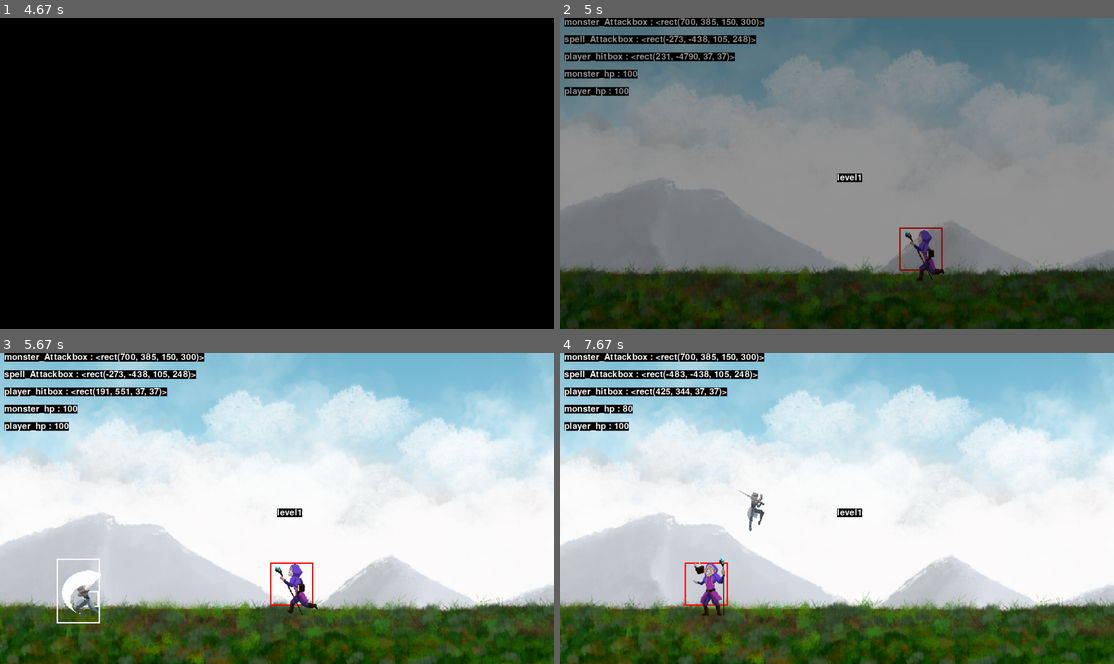
Above: before the commit, frames 1-4 (two rows, left to right).
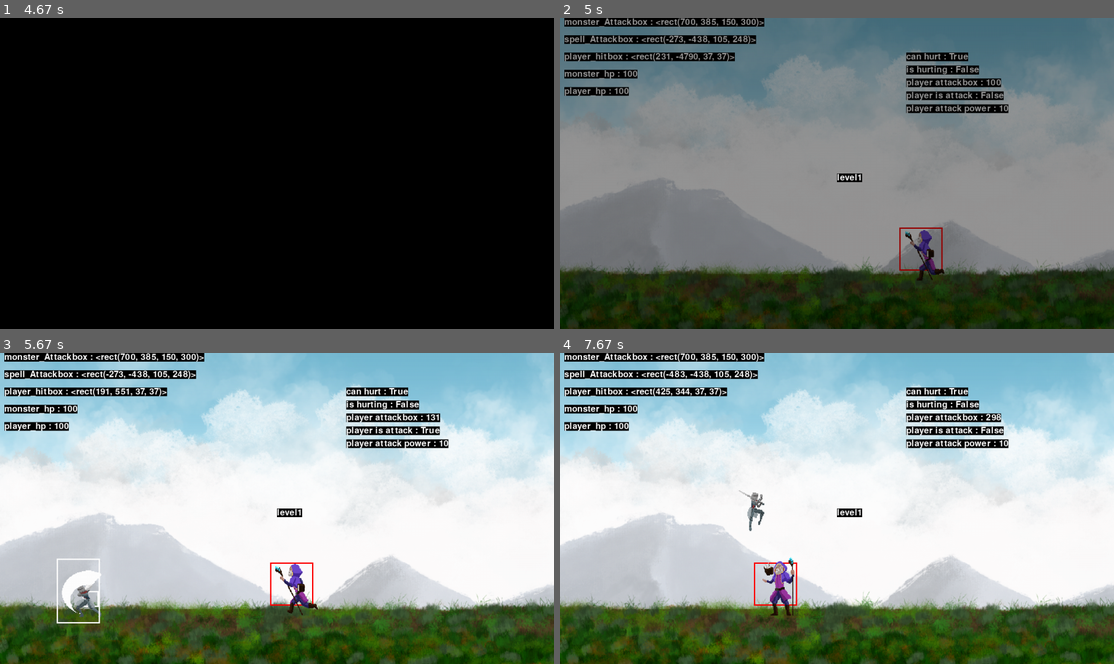
Above: after the commit, the same moments.

Repository: CSID-DGU/2022-1-OSSProj-GaCo-3
Game: pygame game, started from code/game.py
Same seed, same stepped clock (60 frames per second), same inputs: the game is played once before the commit and once after it.
Inputs (mouse positions are in pixels of both pictures, inside the frame that each line leads up to):
- Up to frame 1 (4.67 s): click (277, 173) at 0.38 s
- Up to frame 2 (5 s): tap Space at 4.9 s
- Up to frame 3 (5.67 s): hold Left from 5.23 s (still down); hold A from 5.23 s (still down); tap Space at 5.3, 5.6 s
- Up to frame 4 (7.67 s): release Left at 5.77 s; release A at 5.77 s; hold Left 5.8-6.2 s; hold A 5.8-6.2 s; tap Space at 5.87, 6.17, 6.3, 6.6, 6.97, 7.27, 7.47 s; hold Right 6.23-6.87 s; hold Left 6.9-7.37 s; hold A 6.9-7.37 s; hold Right from 7.4 s (still down)

Frame 1 is identical in both runs. In frame 2, 2.1% of the frame differs, in the area x 62-81%, y 11-31%; in frame 3, 2.2%; in frame 4, 3.6%, in the area x 11-81%, y 11-85%.

Commit message:
feat : abyss attacked by player

Diff:
--- a/code/abyss.py
+++ b/code/abyss.py
@@ -15,7 +15,7 @@
         super().__init__(pos, MONSTER_SIZE, groups, obstacle_sprites)
         self.rect = self.image.get_rect(topleft=pos)
         self.hitbox = self.rect.inflate(-200, -200) # rect를 양옆, 위아래 방향으로 100씩 줄임
-        self.OffsetX = self.scale[0] / 4 #??????????????????????????????????????????
+        self.OffsetX = self.scale[0] / 4 # ??????????????????????????????????????????
         self.look_direction = -1
 
         # 공격
@@ -26,9 +26,13 @@
         self.isAttack = False
         self.isDead = False
 
+        self.is_hurting = False
+        self.can_hurt = True # default는 공격당할 수 있는 상태, 공격 당한 직후에는 쿨 타임 찰 동안 공격 못 받게 함
+        self.hurt_time = None # 공격 당한 직후 해당 시간을 저장, 루프마다 coolsdown()에서 쿨타임 시간 지났는지 확인하기.
+        self.hurt_cooltime = 1000 # 무적 시간 == 공격 안 받을 수 있는 시간 - 1초
+
         self.AttackPower = 40 # 공격력
         self.hp = ABYSS_HP # 체력
-        self.hittedTime = 0 # 무적 시간
 
         # 죽은 상태 판별
         self.is_death = False
@@ -46,42 +50,75 @@
         super(Abyss, self).import_monster_assets('image/Monster/abyss/', ABYSS_IMG_INFO, 'L')
 
     def animate(self, df):
-        dt = df
-
+        spr = self.spr[self.status]
+        self.animation_end = False
+
+        # loop over the frame index
+        # self.frame_index += self.animation_speed
+
+        # DeltaTime이용해서 애니메이션 프레임 처리
+        # =============================================================
+        self.animation_time += df / 1000.0
+
+        if self.animation_time >= self.animation_time_max:
+            self.animation_time = 0
+            self.frame_index += 1
+        # ===============================================================
+
+        if self.frame_index >= len(spr):  # 스프라이트 마지막 이미지까지 보여준 뒤
+            self.frame_index = 0  # 다시 처음 이미지로 돌아가기
+            self.animation_end = True
+
+        # 위의 프레임 인덱스에 따라 플레이어 이미지를 바꿔줌
+        self.image = spr[int(self.frame_index)]
+        self.rect = self.image.get_rect(center=self.hitbox.center)
+
+        spr = self.spr[self.status]
         #피격 모션인 경우 애니메이션이 느리게 재생되도록 줄어든 델타타임을 인자로 넘김
         if 'hurt' in self.status:
-            dt /= 2.0
-
-            if self.frame_index == len(self.spr['hurtL'])-1:
-                self.status = 'idleL' if 'L' in self.status else 'idleR'
-                # 플레이어 어택박스가 사라지지 않고 몬스터를 계속 공격하는 현상 발견.
-                # 플레이어 어택박스 위치가 바뀌면 hurt상태를 벗어남. -> colission check 방식을 바꿔야하나?
-                # 일단은 hurt 마지막 프레임에서 플레이어 어택박스 위치를 임의로 화변 밖으로 위치시켜서 해당 현상 해결
-                self.playerAttackbox.x = - 50
-
-        super().animate(dt)
-
-        spr = self.spr[self.status]
+            df /= 2.0
+
+            if self.frame_index == len(spr) - 1:
+                self.status = 'idleL' if 'L' in self.status else 'idleR' # hurt 이미지가 끝나면 idle 상태로 바꾸기.
+
         if 'death' in self.status and self.animation_end:
+            print('death and animation end')
             #임시적 조치로 죽음 모션의 마지막 프레임일 경우 화면 밖으로 내보낸다.
             self.kill()
             self.hitbox.x = 90000
             return
 
     def AI(self, df):
-        # 플레이어 hitbox의 x 좌표 : self.targetPosp
+        # 플레이어 hitbox의 x 좌표 : self.targetPos
         # 플레이어와 몬스터의 x좌표 거리가 200이상일 경우, 플레이어 쪽으로 몬스터를 이동시킨다.
         distanceX = self.getHitBox().x - self.targetPos # 0보다 크면 플레이어가 왼쪽에 있음, 0보다 작으면 플레이어가 오른쪽에 있음
-        if abs(distanceX) > 200: # 플레이어와의 거리가 200 이상일 경우에, 플레이어 쪽으로 움직이기.
-            if distanceX > 0: # 플레이어가 왼쪽에 있으면
-                self.status = 'runL' # 왼쪽으로 움직이는 상태로 변경
-                self.direction = -1 # 움직일 때 x값이 작아질 수 있게.
-                self.look_direction = -1
-
-            else: # 플레이어가 오른쪽에 있으면
-                self.status = 'runR' # 오른쪽으로 움직이는 상태로 변경
-                self.direction = 1 # 움직일 때 x값이 커질 수 있게.
-                self.look_direction = 1
+
+        if not self.is_death and ('hurt' not in self.status): # 죽지 않았을 경우, 다치지 않고 있을 경우에만 실행
+            if abs(distanceX) > 200: # 플레이어와의 거리가 200 이상일 경우에, 플레이어 쪽으로 움직이기.
+                if distanceX > 0: # 플레이어가 왼쪽에 있으면
+                    self.status = 'runL' # 왼쪽으로 움직이는 상태로 변경
+                    self.direction = -1 # 움직일 때 x값이 작아질 수 있게.
+                    self.look_direction = -1
+
+                else: # 플레이어가 오른쪽에 있으면
+                    self.status = 'runR' # 오른쪽으로 움직이는 상태로 변경
+                    self.direction = 1 # 움직일 때 x값이 커질 수 있게.
+                    self.look_direction = 1
+
+            else: # 플레이어와의 거리가 200이하일 경우, 플레이어 방향에 맞춰서 몬스터 방향도 변경해줘야하는 건 동일.
+                if distanceX > 0:  # 플레이어가 왼쪽에 있으면
+                    self.status = 'idleL'
+                    self.direction = -1  # 움직일 때 x값이 작아질 수 있게.
+                    self.look_direction = -1
+
+                else:  # 플레이어가 오른쪽에 있으면
+                    self.status = 'idleR'
+                    self.direction = 1  # 움직일 때 x값이 커질 수 있게.
+                    self.look_direction = 1
+
+                # 쿨 타임 주고 기본 공격 사용
+
+            # 쿨 타임을 주고 spell 공격 사용
 
     def move(self):
         if 'run' in self.status:
@@ -97,6 +134,13 @@
         self.animate(df)
         self.get_status()
         self.move()
+        self.coodsdown()
+
+        debug("can hurt : "+str(self.can_hurt), 800, 80)
+        debug("is hurting : "+str(self.is_hurting), 800, 110)
+        debug("player attackbox : "+str(self.playerAttackbox.x), 800, 140)
+        debug("player is attack : "+str(self.playerisAttack), 800, 170)
+        debug("player attack power : "+str(self.playerPower), 800, 200)
 
         # 어택 박스 정보 갱신 -> 하는 일이 뭐지..? attack_hitbox...?
         attack_hitbox = sub_Coordinate(self.attackBox, (self.CameraOffset[0], self.CameraOffset[1], 0, 0)) # 이 계산을 왜 여기서 하지?
@@ -104,7 +148,7 @@
         # attack animation notify
         # 애니메이션 프레임에 따라서, 스프라이트의 몇 번째 그림에 정확히 공격 이미지가 생성되고 사라지는지를
         # 공격시 어택박스 생성, isAttack 시그널로 사용하기.
-        if 'attack' in self.status:
+        if 'attack' in self.status and not is_death:
             if (self.frame_index < 7 and self.frame_index > 3): # 어비스 공격 스프라이트의 4, 5, 6 에 공격 이미지 있음
                 pygame.draw.rect(self.display_surface, (255, 0, 0), attack_hitbox, 3) # 빨간 색으로 그림
                 self.isAttack = True
@@ -122,19 +166,32 @@
 
         # 충돌
         # 플레이어 어택박스, 몬스터 히트박스 충돌시
-        if collision_check(self.playerAttackbox, self.getHitBox()) and self.playerAttackbox and self.hittedTime < 0:
+        # if collision_check(self.playerAttackbox, self.getHitBox()) and self.playerAttackbox and self.hittedTime < 0:
+        if collision_check(self.playerAttackbox, self.getHitBox()) and self.playerAttackbox and self.can_hurt and self.playerisAttack:
+            print('attacked')
             self.hp -= self.playerPower
-            self.hittedTime = 0.5 # ?
+            self.status = 'hurtL' if self.direction == -1 else 'hurtR'
+            self.hurt_time = pygame.time.get_ticks() # 공격 감지 직후 시간 체크. 쿨다운에서 비교할 시간
+            self.can_hurt = False # self.coolsdown() 에서 쿨타임 지나면 다시 True로 바꿔줌
 
             if not 'attack' in self.status:
                 self.status = 'hurtR' if self.look_direction == 1 else 'hurtL'
+                # 플레이어 어택박스가 사라지지 않고 몬스터를 계속 공격하는 현상 발견.
+                # 플레이어 어택박스 위치가 바뀌면 hurt상태를 벗어남. -> colission check 방식을 바꿔야하나?
+                # 일단은 hurt로 상태 변경하자 마자 플레이어 어택박스 위치를 임의로 화변 밖으로 위치시켜서 해당 현상 해결
+                print('aaatttaaaccckkkeeeddd')
+                self.playerAttackbox.x = -100
 
             if self.hp <= 0: # 몬스터 피가 0이하가 되면 죽음 상태로 변경
                 self.status = 'deathR' if self.look_direction == 1 else 'deathL'
                 self.is_death = True
 
-        # 데미지 사이 시간
-        self.hittedTime -= df/1000.0
+    def coodsdown(self):
+        current_time = pygame.time.get_ticks()
+
+        if not self.can_hurt: # 공격당해서 can_hurt가 false가 됐을 경우, hurt_time과 현재 시간을 비교해서 쿨타임 지나면 다시 hurt 가능 상태로 만들어준다.
+            if current_time - self.hurt_time >= self.hurt_cooltime:
+                self.can_hurt = True # 다시 공격 가능상태로 바꿔준다.
 
     # scene.py > level_update() 에서 player.hitbox의 x좌표 값을 받아옴.
     # 플레이어를 따라다닐 때 사용할 것.
